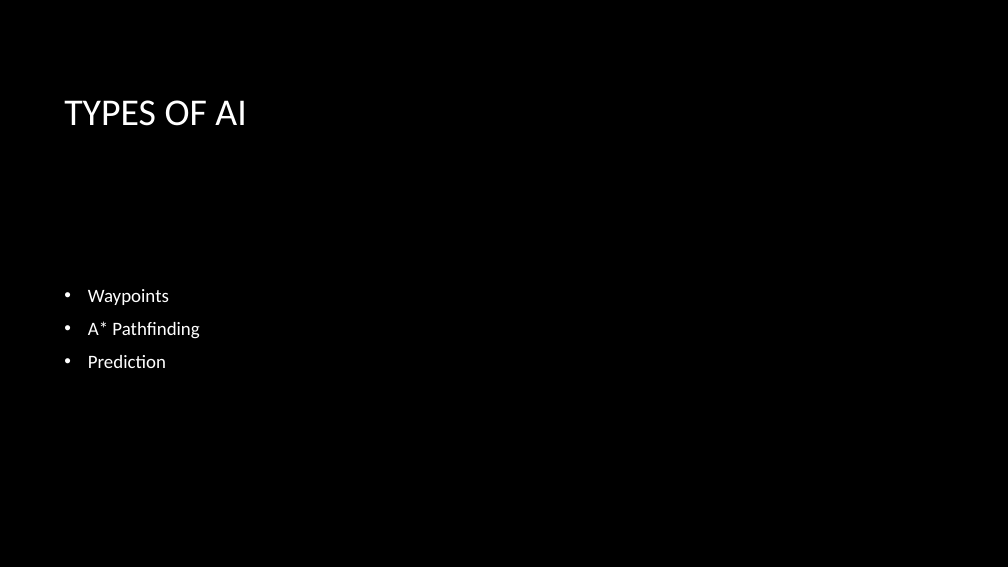
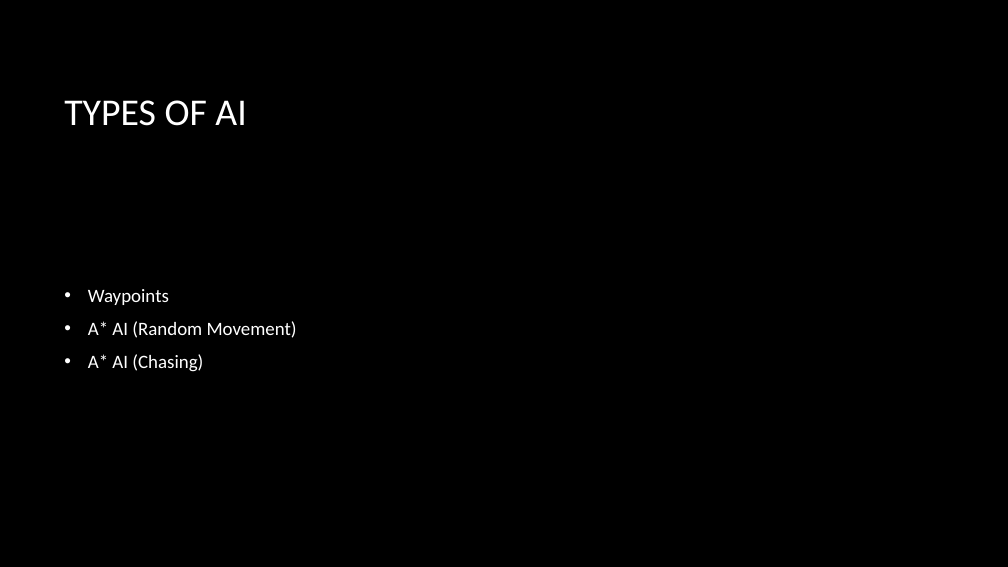
Before and after one commit to Lexzt/finlandai, a slide deck: slide 4 of Documentations/Pacman Revised.pptx. Drawn at 1008x567 pixels with LibreOffice and Linux fonts; fonts in the diff are those of the drawing; background and template pictures are left out. Boxes give left, top, right and bottom in pixels: in the first picture for what was removed or moved away, otherwise in the second. Text is boxed around its words. In the diff, an @@ line names an element or a change of style, - is before the commit and + after.

```diff
--- a/Documentations/Pacman Revised.pptx
+++ b/Documentations/Pacman Revised.pptx
@@ text at (88,321,297,372): text changed @@
-• A* Pathfinding
-• Prediction
+• A* AI (Random Movement)
+• A* AI (Chasing)
```
Also in this commit, not shown: 2 other slides changed, 4 slides added, 1 slide removed, 1 other file.
